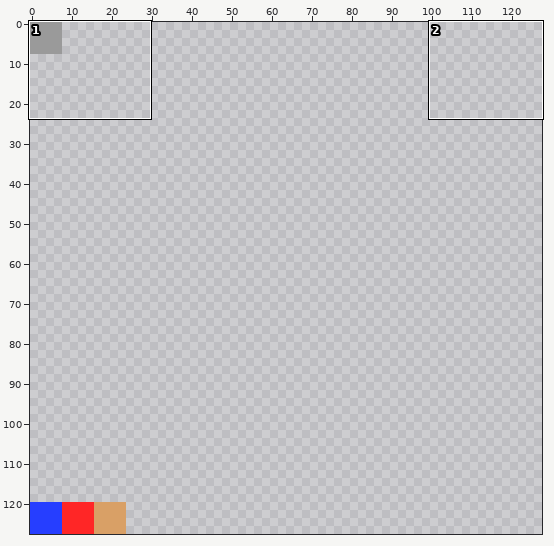
Pixel-art file: ProjectForest/Resources/Sprites/Tilesets/GrayboxingTileset.aseprite. Above: a wide view before the commit, with the close-up outlined.
Close-up. First the earlier version:
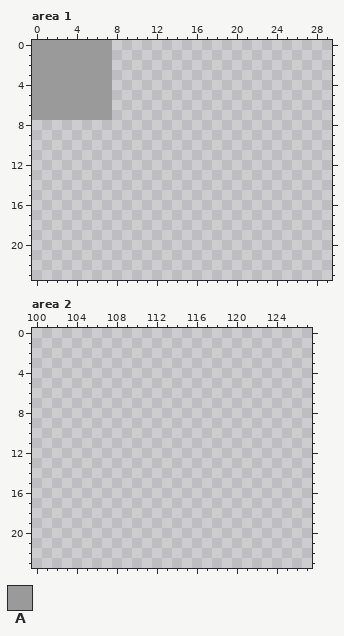
128x128 pixels, 1 frame. Shown: area 1: x 0..29, y 0..23; area 2: x 100..127, y 0..23.
Palette (. is transparent): A #9a9a9a
Pixels before, area 1, first column x 0:
0 AAAAAAAA
1 AAAAAAAA
2 AAAAAAAA
3 AAAAAAAA
4 AAAAAAAA
5 AAAAAAAA
6 AAAAAAAA
7 AAAAAAAA
Once edited:
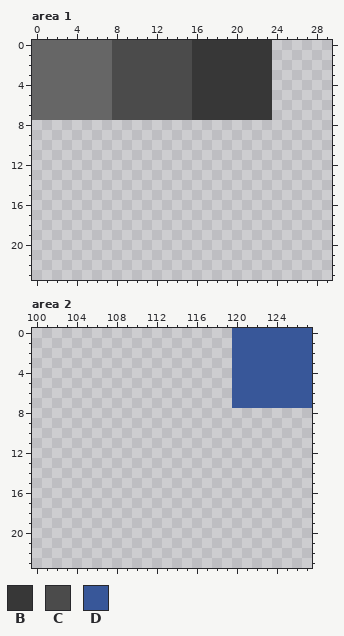
Colours new in this view: B #373737  C #4b4b4b  D #385799
Edits made:
colour A: #9a9a9a -> #666666
Changed rows in their new state; - is a pixel that keeps its letter.
Area 1:
first column x 8:
 0 CCCCCCCCBBBBBBBB
 1 CCCCCCCCBBBBBBBB
 2 CCCCCCCCBBBBBBBB
 3 CCCCCCCCBBBBBBBB
 4 CCCCCCCCBBBBBBBB
 5 CCCCCCCCBBBBBBBB
 6 CCCCCCCCBBBBBBBB
 7 CCCCCCCCBBBBBBBB
Area 2:
first column x 120:
 0 DDDDDDDD
 1 DDDDDDDD
 2 DDDDDDDD
 3 DDDDDDDD
 4 DDDDDDDD
 5 DDDDDDDD
 6 DDDDDDDD
 7 DDDDDDDD
Changed places in both close-ups, as pixel boxes (x1, y1, x2, y2):
changed: (32, 40, 272, 120)
added: (232, 328, 312, 408)
